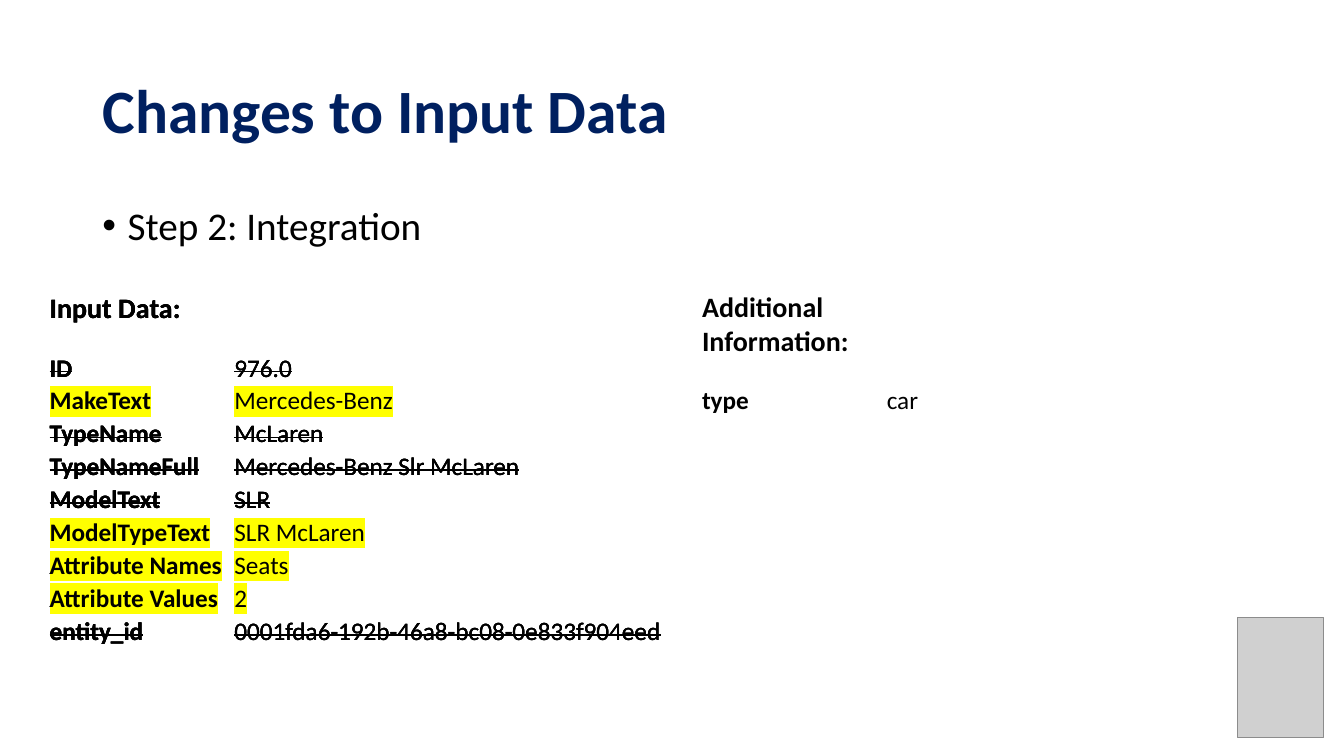
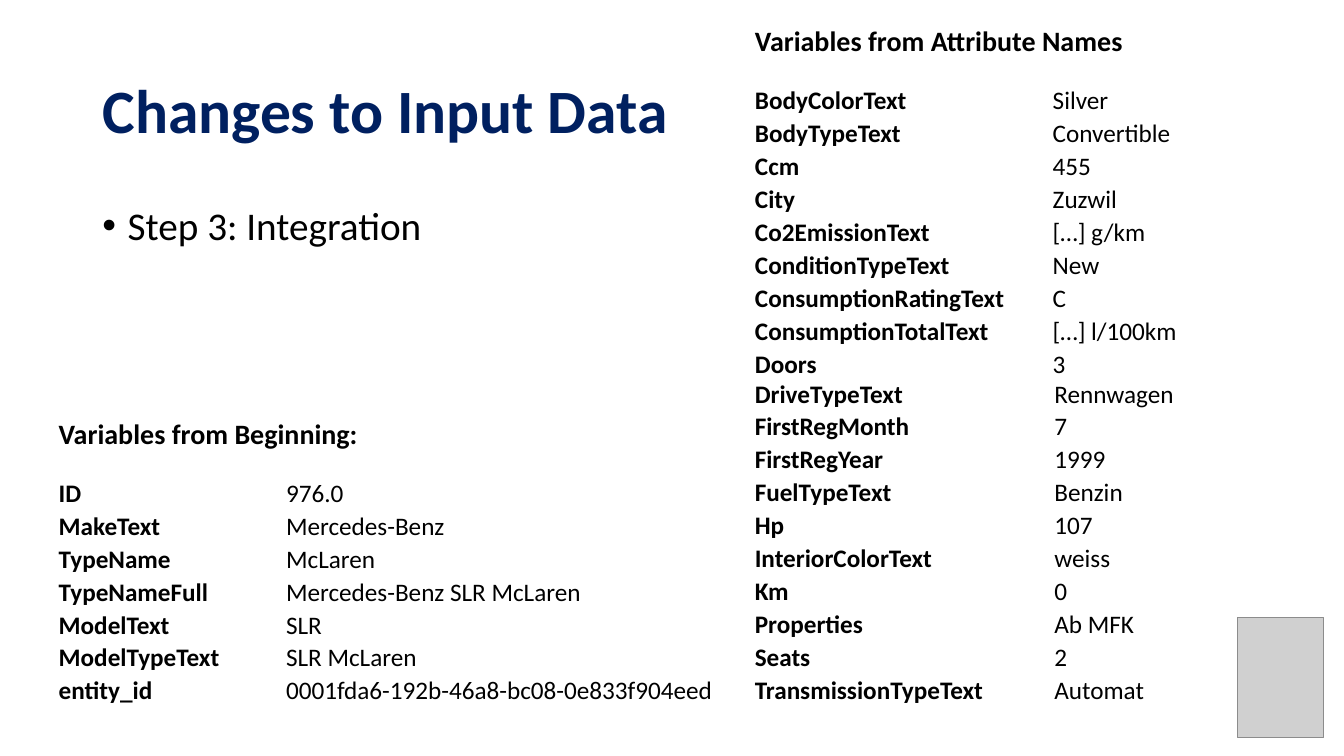
Before and after one commit to MauroSchlaepfer/Onedot, a slide deck: slide 10 of Onedot_Presentation.pptx (slide 6 before the commit). Drawn at 1344x756 pixels with LibreOffice and Linux fonts; fonts in the diff are those of the drawing; grey boxes stand for pictures. Boxes give left, top, right and bottom in pixels: in the first picture for what was removed or moved away, otherwise in the second. Text is boxed around its words. In the diff, an @@ line names an element or a change of style, - is before the commit and + after.

```diff
--- a/Onedot_Presentation.pptx
+++ b/Onedot_Presentation.pptx
@@ table added at bbox=[732, 3, 1344, 399], 13 rows, 5 columns @@
+ |  |  |  | 
+ | Variables from Attribute Names |  |  | 
+ |  |  |  | 
+ | BodyColorText |  | Silver | 
+ | BodyTypeText |  | Convertible | 
+ | Ccm |  | 455 | 
+ | City |  | Zuzwil | 
+ | Co2EmissionText |  | […] g/km | 
+ | ConditionTypeText |  | New | 
+ | ConsumptionRatingText |  | C | 
+ | ConsumptionTotalText |  | […] l/100km | 
+ | Doors |  | 3 | 
+ |  |  |  | 
@@ text at bbox=[128, 213, 421, 247]: text changed @@
-• Step 2: Integration
+• Step 3: Integration
@@ table removed at bbox=[29, 270, 692, 667], 13 rows, 4 columns @@
- |  |  | 
- | Input Data: |  | 
- |  |  | 
- | ID | 976.0 | 
- | MakeText | Mercedes-Benz | 
- | TypeName | McLaren | 
- | TypeNameFull | Mercedes-Benz Slr McLaren | 
- | ModelText | SLR | 
- | ModelTypeText | SLR McLaren | 
- | Attribute Names | Seats | 
- | Attribute Values | 2 | 
- | entity_id | 0001fda6-192b-46a8-bc08-0e833f904eed | 
- |  |  | 
@@ table removed at bbox=[29, 270, 692, 667], 13 rows, 4 columns @@
- |  |  | 
- | Input Data: |  | 
- |  |  | 
- | ID | 976.0 | 
- | MakeText | Mercedes-Benz | 
- | TypeName | McLaren | 
- | TypeNameFull | Mercedes-Benz Slr McLaren | 
- | ModelText | SLR | 
- | ModelTypeText | SLR McLaren | 
- | Attribute Names | Seats | 
- | Attribute Values | 2 | 
- | entity_id | 0001fda6-192b-46a8-bc08-0e833f904eed | 
- |  |  | 
@@ table removed at bbox=[682, 270, 1344, 699], 13 rows, 4 columns @@
- |  |  | 
- | Additional Information: |  | 
- |  |  | 
- | type | car | 
- |  |  | 
- |  |  | 
- |  |  | 
- |  |  | 
- |  |  | 
- |  |  | 
- |  |  | 
- |  |  | 
- |  |  | 
@@ table added at bbox=[729, 297, 1319, 726], 14 rows, 4 columns @@
+ |  |  | 
+ |  |  | 
+ |  |  | 
+ | DriveTypeText |  | Rennwagen
+ | FirstRegMonth |  | 7
+ | FirstRegYear |  | 1999
+ | FuelTypeText |  | Benzin
+ | Hp |  | 107
+ | InteriorColorText |  | weiss
+ | Km |  | 0
+ | Properties |  | Ab MFK
+ | Seats |  | 2
+ | TransmissionTypeText |  | Automat
+ |  |  | 
@@ table at bbox=[24, 395, 817, 727] @@
- |  |  | 
- | Input Data: |  | 
- |  |  | 
- | ID | 976.0 | 
- | MakeText | Mercedes-Benz | 
- | TypeName | McLaren | 
- | TypeNameFull | Mercedes-Benz Slr McLaren | 
- | ModelText | SLR | 
- | ModelTypeText | SLR McLaren | 
- | Attribute Names | Seats | 
- | Attribute Values | 2 | 
- | entity_id | 0001fda6-192b-46a8-bc08-0e833f904eed | 
- |  |  | 
+ |  | 
+ | Variables from Beginning: | 
+ |  | 
+ | ID | 976.0
+ | MakeText | Mercedes-Benz
+ | TypeName | McLaren
+ | TypeNameFull | Mercedes-Benz SLR McLaren
+ | ModelText | SLR
+ | ModelTypeText | SLR McLaren
+ | entity_id | 0001fda6-192b-46a8-bc08-0e833f904eed
+ |  | 
@@ table: place and size @@
-table at bbox=[29, 270, 692, 667]
+table at bbox=[24, 395, 817, 727]
```
Also in this commit, not shown: 3 other slides changed, 8 slides added, 1 slide removed.
